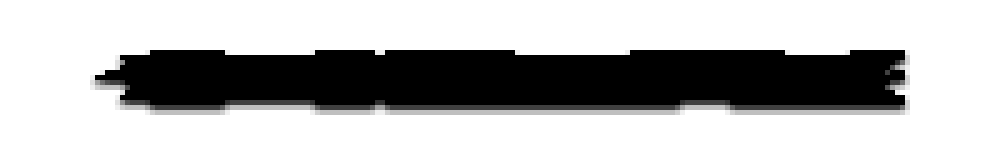
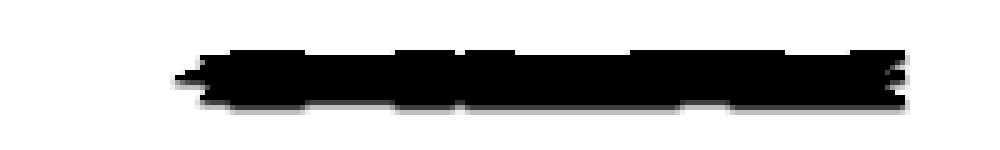
Layered file, before and after one edit (1000x150). Changes by layer:
painted on "MessageContainer.png" over [95, 50, 465, 105]
